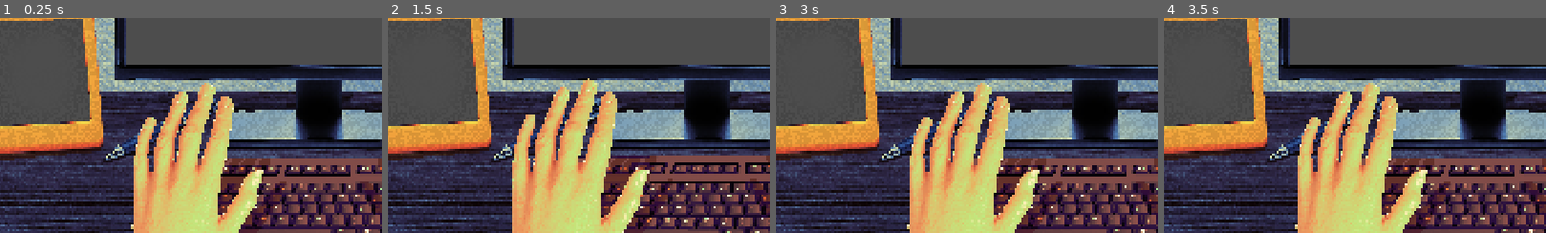
Above: before the commit, frames 1-4 (left to right).
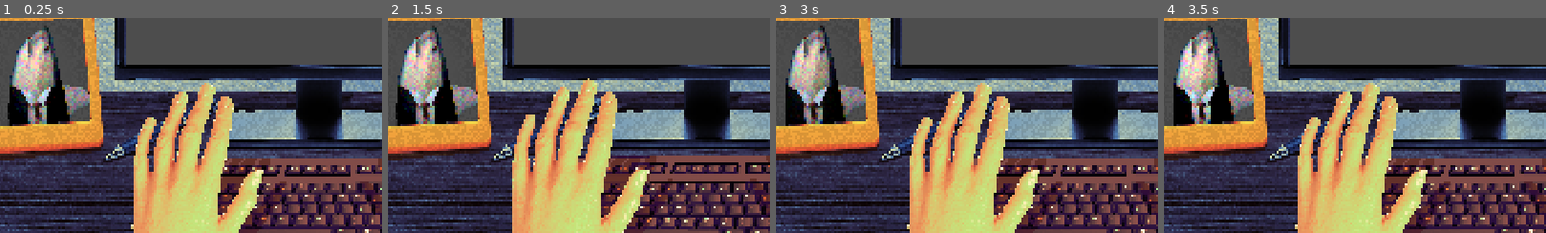
Above: after the commit, the same moments.

Repository: Clansayo/FlamanteGameJam
Game: Godot game, scene res://scenes/Click/tween.tscn
The game is run twice, just before and just after one commit, with the same random seed, the same clock (stepped at 60 frames per second) and the same inputs. This scene is started directly instead of the project's main scene.
Inputs (mouse positions are % of the whole screen's width and height, from its top left):
- Up to frame 1 (0.25 s): no input
- Up to frame 2 (1.5 s): click (51, 86) at 0.5 s; move the mouse to (72, 45) at 1.27 s; press the mouse at (72, 45) at 1.28 s; hold D (move_right) from 1.28 s (still down)
- Up to frame 3 (3 s): move the mouse to (30, 55) at 2.02 s; release D (move_right) at 2.03 s; release the mouse at (30, 55) at 2.03 s; hold S (move_down) 2.03-2.78 s; click (30, 55) at 2.1 s; move the mouse to (60, 28) at 2.77 s; press the mouse at (60, 28) at 2.78 s; hold D (move_right) from 2.78 s (still down)
- Up to frame 4 (3.5 s): keep holding D (move_right)
The pictures show only the part of the screen within x 8-58%, y 47-97%; the shares and areas given below are measured in that part.

The runs differ from the first frame. In frame 1, 5.8% of the frame differs, in the area x 2-24%, y 3-51%; in frame 2, 5.8%; in frame 3, 5.8%; in frame 4, 5.8%.

Commit message:
Animaciones ferran

Diff:
--- /dev/null
+++ b/resources/Animations/Ferran.tres
@@ -0,0 +1,54 @@
+[gd_resource type="SpriteFrames" format=3 uid="uid://di878oetghqop"]
+
+[ext_resource type="Texture2D" uid="uid://catqb4ab0lh2s" path="res://resources/sprites/JefeFerranTalk/Jefe 1T idle2.png" id="1_paapj"]
+[ext_resource type="Texture2D" uid="uid://7o3n1opjnos0" path="res://resources/sprites/JefeFerranTalk/Jefe 1T idle3.png" id="2_w7i3l"]
+[ext_resource type="Texture2D" uid="uid://ch0t2r8beamfx" path="res://resources/sprites/JefeFerranTalk/Jefe 1T idle4.png" id="3_iuynb"]
+[ext_resource type="Texture2D" uid="uid://bjou7wesd3v05" path="res://resources/sprites/JefeFerranTalk/Jefe 1T idle5.png" id="4_07di0"]
+[ext_resource type="Texture2D" uid="uid://b21fr5peswxoq" path="res://resources/sprites/JefeFerranTalk/Jefe 1T idle.png" id="5_15ob1"]
+[ext_resource type="Texture2D" uid="uid://ceyjq03mj54d6" path="res://resources/sprites/JefeFerranTalk/Jefe 0T.png" id="6_15ob1"]
+[ext_resource type="Texture2D" uid="uid://dm6c8lhsfdwmg" path="res://resources/sprites/JefeFerranTalk/Jefe 2T.png" id="7_he2g1"]
+[ext_resource type="Texture2D" uid="uid://sbth648n3ve8" path="res://resources/sprites/JefeFerranTalk/Jefe 3T.png" id="8_okn5g"]
+[ext_resource type="Texture2D" uid="uid://c478ksbs81gig" path="res://resources/sprites/JefeFerranTalk/Jefe 4T.png" id="9_eylbx"]
+
+[resource]
+animations = [{
+"frames": [{
+"duration": 1.0,
+"texture": ExtResource("1_paapj")
+}, {
+"duration": 1.0,
+"texture": ExtResource("2_w7i3l")
+}, {
+"duration": 1.0,
+"texture": ExtResource("3_iuynb")
+}, {
+"duration": 1.0,
+"texture": ExtResource("4_07di0")
+}, {
+"duration": 1.0,
+"texture": ExtResource("5_15ob1")
+}],
+"loop": 1,
+"name": &"Idle",
+"speed": 8.0
+}, {
+"frames": [{
+"duration": 1.0,
+"texture": ExtResource("6_15ob1")
+}, {
+"duration": 1.0,
+"texture": ExtResource("5_15ob1")
+}, {
+"duration": 1.0,
+"texture": ExtResource("7_he2g1")
+}, {
+"duration": 1.0,
+"texture": ExtResource("8_okn5g")
+}, {
+"duration": 1.0,
+"texture": ExtResource("9_eylbx")
+}],
+"loop": 2,
+"name": &"YapYap",
+"speed": 25.0
+}]
--- a/scenes/Click/tween.tscn
+++ b/scenes/Click/tween.tscn
@@ -1,11 +1,21 @@
 [gd_scene format=3 uid="uid://dtfe3fwdidld"]
 
-[ext_resource type="Texture2D" uid="uid://bpcrfaveildep" path="res://resources/sprites/fondo.png" id="1_ufavc"]
+[ext_resource type="SpriteFrames" uid="uid://di878oetghqop" path="res://resources/Animations/Ferran.tres" id="1_d6vjc"]
+[ext_resource type="Texture2D" uid="uid://bmln2pnic7and" path="res://resources/sprites/fondo.png" id="1_ufavc"]
 [ext_resource type="Texture2D" uid="uid://cty3nypxjcoac" path="res://resources/sprites/Teclado.png" id="1_w4ene"]
 [ext_resource type="Texture2D" uid="uid://idla2vgrtxb7" path="res://resources/sprites/Teclado_pulsado.png" id="2_ufavc"]
 [ext_resource type="Script" uid="uid://caqbx6ccamkbq" path="res://scenes/Click/click.gd" id="4_ufavc"]
 
 [node name="Canvas" type="CanvasLayer" unique_id=599804789]
+
+[node name="AnimatedSprite2D" type="AnimatedSprite2D" parent="." unique_id=1179403491]
+position = Vector2(247, 638.88)
+rotation = -0.054105207
+scale = Vector2(0.242, 0.242)
+sprite_frames = ExtResource("1_d6vjc")
+animation = &"Idle"
+autoplay = "Idle"
+frame_progress = 0.025974767
 
 [node name="Fondo" type="Sprite2D" parent="." unique_id=633380548]
 position = Vector2(960, 540)
Not shown, added: resources/sprites/JefeFerranTalk/Jefe 1T idle2.png.import
Not shown, added: resources/sprites/JefeFerranTalk/Jefe 1T idle3.png.import
Not shown, added: resources/sprites/JefeFerranTalk/Jefe 1T idle4.png.import
Not shown, added: resources/sprites/JefeFerranTalk/Jefe 1T idle5.png.import
